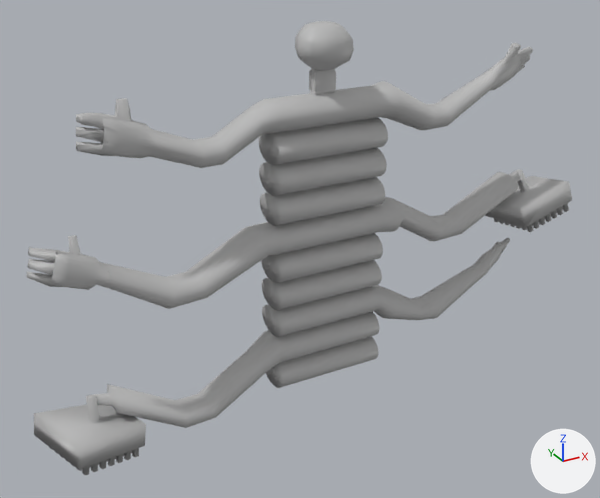
An edit to the Blender file boss1.blend, drawn before and after from the same camera.
Rendered twice from a 50 mm lens placed at (-8.21, -13.74, 10.46), pointed at (-0.61, 0.07, 3.56). The axes (+X, +Y, +Z) are drawn at lower right. The lights are the same throughout.

In view in the first picture: 'boss'.
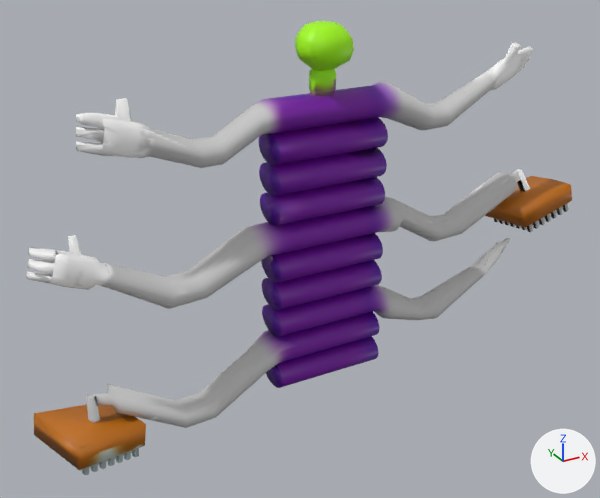
Where the change shows, as pixel boxes (x1, y1, x2, y2) in the pictures (600 x 498 px):
```json
{"object": "boss", "change": "surface changed", "before": [26, 21, 572, 475], "after": [26, 21, 572, 475], "on screen": "grey to purple"}
```

Edits to the scene script, one JSON object a line:
```json
{"op": "add", "block": "img_boss1", "code": ["img_boss1 = load_image('boss1', 'Assets/textures/boss1.png', 1024, 1024, 'sRGB')"]}
{"op": "remove", "block": "mat_boss", "code": "mat_boss.base_color = (0.5, 0.5, 0.5)  # grey #bcbcbc"}
{"op": "add", "block": "mat_boss", "code": "mat_boss.texture = img_boss1"}
```
